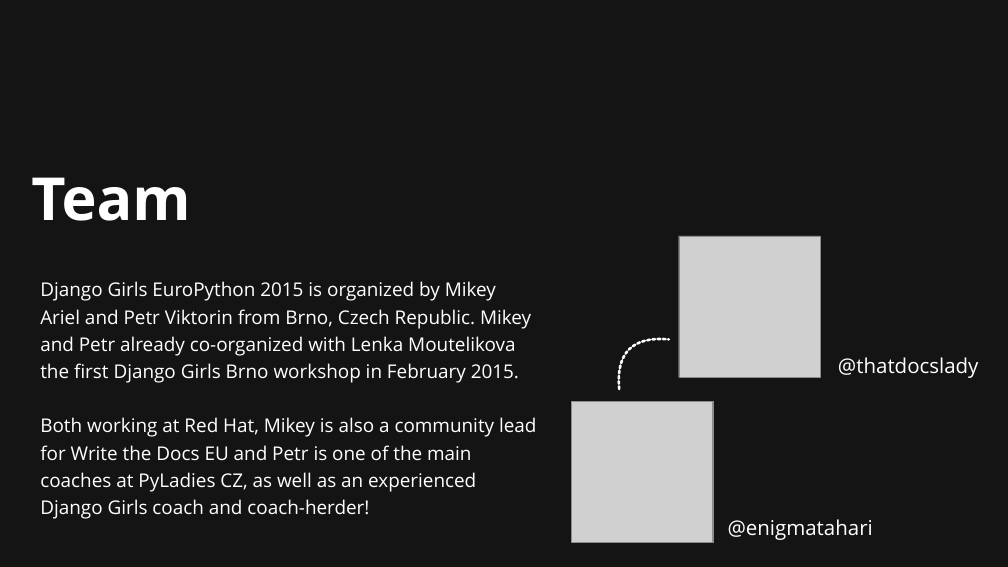
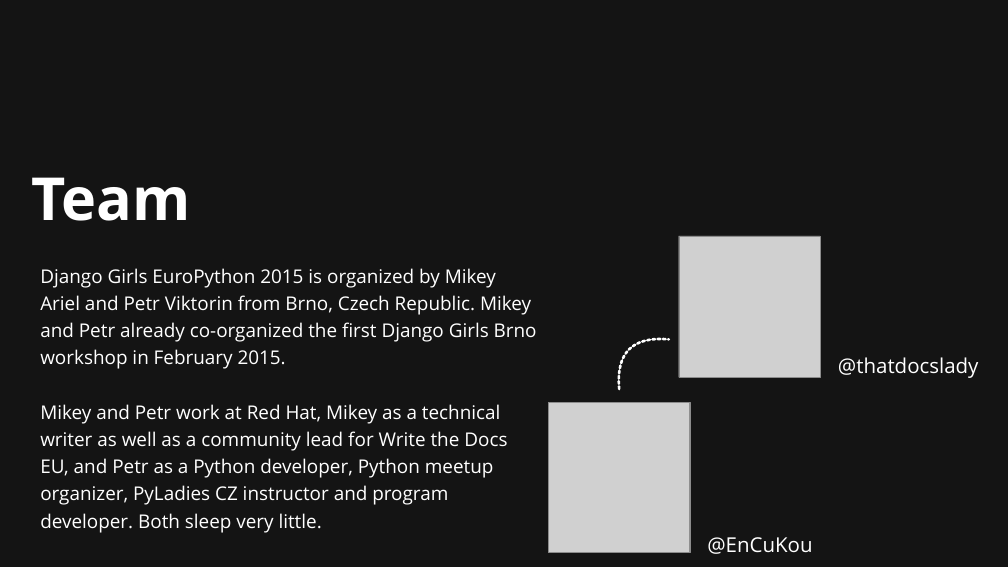
Before and after one commit to thatdocslady/resources, a slide deck: slide 4 of For Promos/ep-07-15/djangogirlsEP15_promote.odp. Drawn at 1008x567 pixels with LibreOffice and Linux fonts; fonts in the diff are those of the drawing; grey boxes stand for pictures; background and template pictures are left out; a plain dark background stands for a picture behind light text. Boxes give left, top, right and bottom in pixels: in the first picture for what was removed or moved away, otherwise in the second. Text is boxed around its words. In the diff, an @@ line names an element or a change of style, - is before the commit and + after.

```diff
--- a/For Promos/ep-07-15/djangogirlsEP15_promote.odp
+++ b/For Promos/ep-07-15/djangogirlsEP15_promote.odp
@@ text at box(40, 268, 537, 533): text changed @@
-Django Girls EuroPython 2015 is organized by Mikey Ariel and Petr Viktorin from Brno, Czech Republic. Mikey and Petr already co-organized with Lenka Moutelikova the first Django Girls Brno workshop in February 2015.
-Both working at Red Hat, Mikey is also a community lead for Write the Docs EU and Petr is one of the main coaches at PyLadies CZ, as well as an experienced Django Girls coach and coach-herder!
+Django Girls EuroPython 2015 is organized by Mikey Ariel and Petr Viktorin from Brno, Czech Republic. Mikey and Petr already co-organized the first Django Girls Brno workshop in February 2015.
+Mikey and Petr work at Red Hat, Mikey as a technical writer as well as a community lead for Write the Docs EU, and Petr as a Python developer, Python meetup organizer, PyLadies CZ instructor and program developer. Both sleep very little.
@@ picture: place and size @@
-picture at box(571, 401, 712, 542)
+picture at box(548, 402, 690, 552)
@@ text at box(707, 537, 812, 554): text changed @@
-@enigmatahari
+@EnCuKou
```
Also in this commit, not shown: 5 other files.
